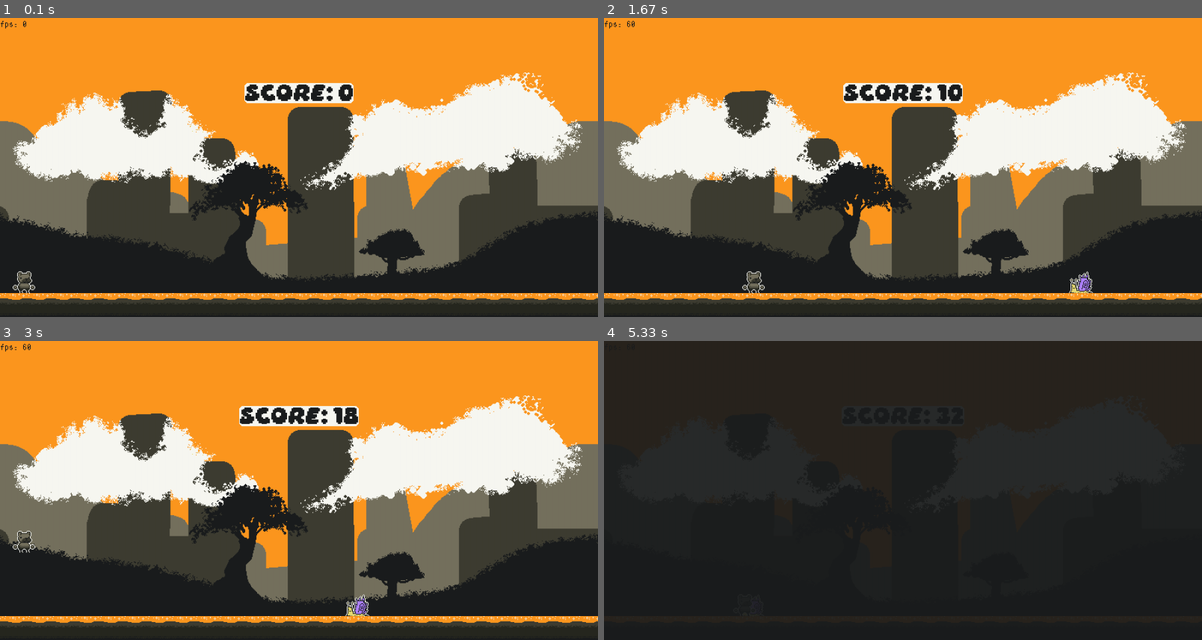
Above: before the commit, frames 1-4 (two rows, left to right).
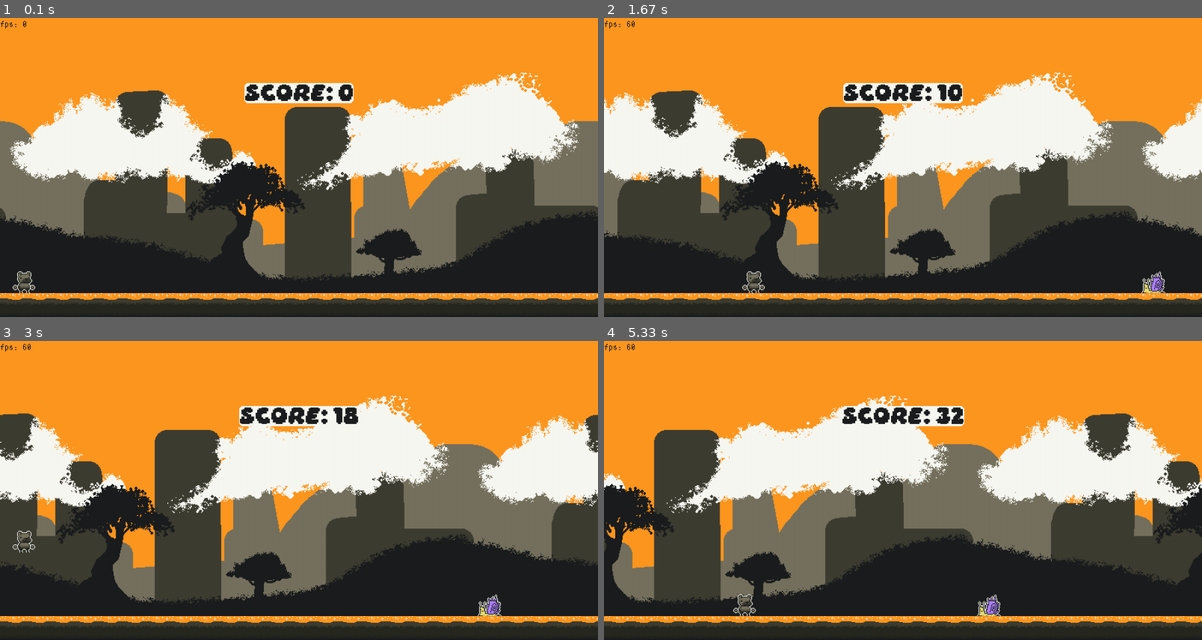
Above: after the commit, the same moments.

Repository: Garudaakuma/Learning-pygame
Game: pygame game, started from TDE - PYGAME/capyRun.py
Two runs of this game, one before a commit and one after it. Both use one fixed random seed, a clock stepped at 60 frames per second and the inputs below.
Inputs (mouse positions are in pixels of both pictures, inside the frame that each line leads up to):
- Up to frame 1 (0.1 s): no input
- Up to frame 2 (1.67 s): hold Right 0.33-0.8 s; hold Up 0.83-1.13 s; hold Right 1.17-1.63 s; move the mouse to (1094, 158) at 1.2 s
- Up to frame 3 (3 s): hold Left 1.67-2.2 s; hold Left 2.23-2.63 s; hold Up from 2.67 s (still down)
- Up to frame 4 (5.33 s): release Up at 3.03 s; hold Right 3.07-3.7 s; hold Left 3.73-4.2 s; hold Right 4.23-4.7 s; hold Up 4.73-5.03 s; hold Right from 5.07 s (still down)

The runs differ from the first frame. In frame 1, 6.4% of the frame differs, in the area x 0-100%, y 18-89%; in frame 2, 39%; in frame 3, 43%; in frame 4, 75%, in the area x 0-100%, y 0-96%.

Commit message:
some otmization changes

Diff:
--- a/TDE - PYGAME/DATA/SCRIPT/entitys.py
+++ b/TDE - PYGAME/DATA/SCRIPT/entitys.py
@@ -4,6 +4,8 @@
 
 # self import
 import DATA.SCRIPT.utilities as util_
+
+
 
 class Enemy():
     def __init__(self, display: pyg.Surface, name:str) -> None:
@@ -26,3 +28,5 @@
 
     def colligion_check(self, player_rect) -> bool:
         return self.rect.colliderect(player_rect)
+
+print("entitys.py loaded!")
--- a/TDE - PYGAME/DATA/SCRIPT/main.py
+++ b/TDE - PYGAME/DATA/SCRIPT/main.py
@@ -6,6 +6,7 @@
 import DATA.SCRIPT.utilities    as util_
 import DATA.SCRIPT.entitys      as enti_
 import DATA.SCRIPT.player       as play_
+
 
 class Game():
     def __init__(self) -> None:
@@ -30,12 +31,15 @@
 
         self.sky_surface = self.util.image_load('IMAGE','sky_background.png')
         self.sky_rect = self.sky_surface.get_rect(midbottom=(self.display.get_width()/2,self.display.get_height()+65))
+        self.sky_surface2 = self.util.image_load('IMAGE','sky_background.png')
+        self.sky_rect2 = self.sky_surface.get_rect(midbottom=(self.display.get_width() + self.display.get_width()/2,self.display.get_height()+65))
+
         self.ground_surface = self.util.image_load('IMAGE','floor_grass.png')
 
         self.fade_obj = util_.transition_image(self.display)
 
         self.score = 0
-        self.speed = 2
+        self.speed = 1
 
         self.snail_obj = enti_.Enemy(self.display, 'snail')
 
@@ -43,6 +47,7 @@
 
         self.mouse_obj = util_.Mouse(self.display)
         pyg.mouse.set_visible(False)
+
 
     def run(self):
         while True:
@@ -56,7 +61,12 @@
                 self.display.fill(self.BACKGROUND_COLOR)
 
                 # render
+                self.sky_rect2.x -= self.speed * dt
+                self.display.blit(self.sky_surface2, self.sky_rect2)
+                ... # if state
+                self.sky_rect.x -= self.speed * dt
                 self.display.blit(self.sky_surface, self.sky_rect)
+
                 self.display.blit(self.ground_surface, (0,self.display.get_height()-32))
 
                 # text
@@ -116,14 +126,12 @@
                         self.game_state['Game'] = True
                         self.game_state['Game_over'] = False
                         self.score = 0
-                        self.speed = 2
+                        self.speed = 1
                         self.snail_obj.reset()
                         self.player_obj.reset()
                         self.mouse_obj.clicked = False
                         continue
-
                 self.mouse_obj.render()
-
                 if self.fade_obj.fade_alpha >= 0: self.fade_obj.fade_out(10, dt)
 
             # check events in pygame
@@ -152,3 +160,5 @@
         print("Game over!")
         pyg.quit()
         sys.exit()
+
+print("main.py loaded!")
--- a/TDE - PYGAME/DATA/SCRIPT/player.py
+++ b/TDE - PYGAME/DATA/SCRIPT/player.py
@@ -3,6 +3,8 @@
 
 # self import
 import DATA.SCRIPT.utilities as util_
+
+
 
 class Player():
     def __init__(self, display: pyg.Surface):
@@ -29,3 +31,5 @@
         if self.rect.bottom >= self.display.get_height()-32:
             self.ground = True
             self.rect.bottom = self.display.get_height()-32
+
+print("player.py loaded!")
--- a/TDE - PYGAME/DATA/SCRIPT/utilities.py
+++ b/TDE - PYGAME/DATA/SCRIPT/utilities.py
@@ -4,6 +4,7 @@
 
 # self import
 ...
+
 
 class utility():
     def __init__(self, display: pyg.Surface) -> None:
@@ -24,6 +25,7 @@
         return surface.get_rect(center = pos)
 
 
+
 class transition_image():
     def __init__(self, display: pyg.Surface) -> None:
         self.display = display
@@ -42,6 +44,8 @@
         self.fade_surface.set_alpha(self.fade_alpha)
         self.display.blit(self.fade_surface, (0,0))
 
+
+
 class text_fonts():
     def __init__(self, display: pyg.Surface, font_ttf: str, size: int, pos: pyg.Vector2, text: str, antialias: bool, color: str):
         self.display = display
@@ -53,6 +57,8 @@
 
     def draw_rect(self, color: str, size:int):
         return pyg.draw.rect(self.display, color, self.font_rect, border_radius=size)
+
+
 
 class Mouse():
     def __init__(self, display: pyg.Surface) -> None:
@@ -70,6 +76,8 @@
 
     def render(self):
         return self.display.blit(self.surface, self.rect)
+
+
 
 class button_rect():
     def __init__(self, display: pyg.Surface, size: tuple, pos: tuple, color:str, text_obj: text_fonts):
@@ -90,3 +98,5 @@
         if self.mask.overlap(m_obj.mask, (m_obj.pos[0] - self.rect.x, m_obj.pos[1] - self.rect.y)):
             self.surface.fill(color)
             self.render()
+
+print("utilities.py loaded!")
--- a/TDE - PYGAME/capyRun.py
+++ b/TDE - PYGAME/capyRun.py
@@ -4,4 +4,7 @@
 # imports self labrary
 import DATA.SCRIPT.main as _m
 
-_m.Game().run()
+if __name__ == '__main__':
+    print("capyRun.py loaded!")
+    _m.Game().run()
+    pass
